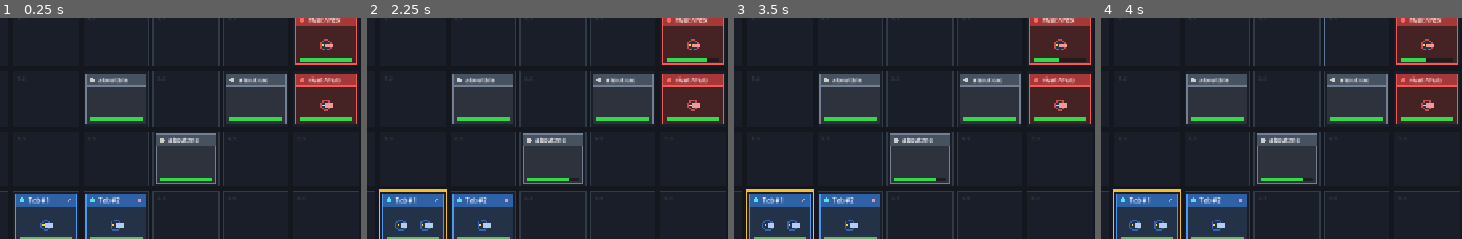
Above: before the commit, frames 1-4 (left to right).
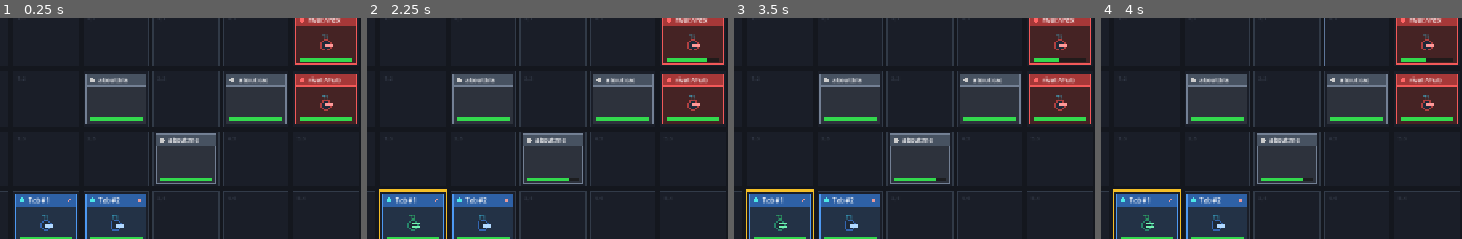
Above: after the commit, the same moments.

Repository: Amarnaath548/tab-siege
Game: Godot game, scene res://scenes/main.tscn
Two runs of this game, one before a commit and one after it. Both use one fixed random seed, a clock stepped at 60 frames per second and the inputs below.
Inputs (mouse positions are % of the whole screen's width and height, from its top left):
- Up to frame 1 (0.25 s): no input
- Up to frame 2 (2.25 s): click "+ BUY TOWER ($20)" at 0.5 s; click "DIRECT CURSOR STRIKE ($15)" at 1.25 s; click "+ BUY TOWER ($20)" at 2 s
- Up to frame 3 (3.5 s): click "DIRECT CURSOR STRIKE ($15)" at 2.75 s
- Up to frame 4 (4 s): tap Enter at 3.5 s; drag from (25, 18) to (66, 27) at 3.52 s
The pictures show only the part of the screen within x 29-79%, y 26-76%; the shares and areas given below are measured in that part.

The runs differ from the first frame. In frame 1, 0.2% of the frame differs, in the area x 11-93%, y 7-95%; in frame 2, 0.5%, in the area x 7-93%, y 7-97%; in frame 3, 0.5%; in frame 4, 0.5%.

Commit message:
feat: add battle scene, grid manager, tab base, and test runner

Diff:
--- a/scenes/battle/battle.gd
+++ b/scenes/battle/battle.gd
@@ -70,12 +70,7 @@
 func _on_build_tower_requested() -> void:
 	var focused = BattleManager.active_focused_tab
 	if focused != null and is_instance_valid(focused) and focused.has_method("add_tower"):
-		var success: bool = focused.add_tower(TabTower.Tier.TIER_1)
-		if success:
-			AudioSynth.play_merge()
-		else:
-			# If full, attempt merge upgrade
-			focused.merge_available_towers()
+		focused.add_tower(TabTower.Tier.TIER_1)
 
 func _on_player_strike_requested() -> void:
 	var rival_tabs := get_tree().get_nodes_in_group("tabs").filter(func(t): return is_instance_valid(t) and t.has_method("is_rival") and t.is_rival() and t.is_alive())
--- a/scenes/battle/grid/grid_manager.gd
+++ b/scenes/battle/grid/grid_manager.gd
@@ -148,6 +148,9 @@
 	for tile: GridTile in tiles.values():
 		tile.set_highlight(GridTile.HighlightState.NORMAL)
 
+func _get_battle_manager() -> Node:
+	return get_node_or_null("/root/BattleManager") if is_inside_tree() else null
+
 # L-Shape Triangulation Detector
 # Checks if there are 3 player-held tabs forming an orthogonal L-tromino
 func check_triangulation() -> Dictionary:
@@ -163,10 +166,11 @@
 			player_positions.append(tab_positions[tab])
 
 	var num_tabs := player_tabs.size()
+	var bm = _get_battle_manager()
 	if num_tabs < 3:
 		triangulation_detected.emit(false, [])
-		if BattleManager:
-			BattleManager.update_triangulation_status(false, [])
+		if bm:
+			bm.update_triangulation_status(false, [])
 		return {"found": false, "tabs": []}
 
 	# Check all 3-tab combinations
@@ -181,27 +185,27 @@
 				if _is_l_corner(pos_i, pos_j, pos_k):
 					var l_tabs = [player_tabs[i], player_tabs[j], player_tabs[k]]
 					triangulation_detected.emit(true, l_tabs)
-					if BattleManager:
-						BattleManager.update_triangulation_status(true, l_tabs)
+					if bm:
+						bm.update_triangulation_status(true, l_tabs)
 					return {"found": true, "tabs": l_tabs, "corner": player_tabs[i]}
 
 				if _is_l_corner(pos_j, pos_i, pos_k):
 					var l_tabs = [player_tabs[j], player_tabs[i], player_tabs[k]]
 					triangulation_detected.emit(true, l_tabs)
-					if BattleManager:
-						BattleManager.update_triangulation_status(true, l_tabs)
+					if bm:
+						bm.update_triangulation_status(true, l_tabs)
 					return {"found": true, "tabs": l_tabs, "corner": player_tabs[j]}
 
 				if _is_l_corner(pos_k, pos_i, pos_j):
 					var l_tabs = [player_tabs[k], player_tabs[i], player_tabs[j]]
 					triangulation_detected.emit(true, l_tabs)
-					if BattleManager:
-						BattleManager.update_triangulation_status(true, l_tabs)
+					if bm:
+						bm.update_triangulation_status(true, l_tabs)
 					return {"found": true, "tabs": l_tabs, "corner": player_tabs[k]}
 
 	triangulation_detected.emit(false, [])
-	if BattleManager:
-		BattleManager.update_triangulation_status(false, [])
+	if bm:
+		bm.update_triangulation_status(false, [])
 	return {"found": false, "tabs": []}
 
 func _is_l_corner(corner: Vector2i, arm1: Vector2i, arm2: Vector2i) -> bool:
--- a/scenes/battle/tab/tab_base.gd
+++ b/scenes/battle/tab/tab_base.gd
@@ -46,7 +46,7 @@
 
 # Attached towers
 var towers: Array[TabTower] = []
-const MAX_TOWERS: int = 2
+const MAX_TOWERS: int = 4
 
 # Refresh Rush strike burst queue
 var pending_refresh_strikes: int = 0
@@ -238,14 +238,47 @@
 	get_tree().current_scene.add_child(strike)
 
 func merge_available_towers() -> void:
-	if towers.size() >= 2:
-		var t1: TabTower = towers[0]
-		var t2: TabTower = towers[1]
-		if is_instance_valid(t1) and is_instance_valid(t2) and t1.can_merge_with(t2):
-			t1.merge_upgrade()
-			towers.erase(t2)
-			t2.queue_free()
-			_reposition_towers()
+	merge_cascade()
+
+# Safe Cascade Merge Loop:
+# Merges identical tiers (tier < 4) and repeats until no duplicate tiers remain on the tab
+func merge_cascade() -> void:
+	var merged := true
+	while merged:
+		merged = false
+		for i in range(towers.size()):
+			var t1: TabTower = towers[i]
+			if not is_instance_valid(t1) or t1.is_queued_for_deletion():
+				continue
+			if int(t1.tier) >= int(TabTower.Tier.TIER_4):
+				continue
+
+			for j in range(i + 1, towers.size()):
+				var t2: TabTower = towers[j]
+				if not is_instance_valid(t2) or t2.is_queued_for_deletion():
+					continue
+				if t1.tier == t2.tier and int(t1.tier) < int(TabTower.Tier.TIER_4):
+					# Found a duplicate tier pair: remove t2 cleanly
+					towers.erase(t2)
+					remove_child(t2)
+					t2.queue_free()
+
+					# Upgrade surviving turret t1 to tier + 1
+					t1.set_tier((int(t1.tier) + 1) as TabTower.Tier)
+
+					var synth = get_node_or_null("/root/AudioSynth") if is_inside_tree() else null
+					if synth:
+						synth.play_merge()
+
+					# Repeat loop to check if the new tier matches an existing turret
+					merged = true
+					break
+			if merged:
+				break
+
+	# Sort towers descending by tier (e.g. [T4, T3, T2, T1])
+	towers.sort_custom(func(a: TabTower, b: TabTower): return int(a.tier) > int(b.tier))
+	_reposition_towers()
 
 # Tab Drag Relocation
 func _start_drag() -> void:
@@ -363,22 +396,40 @@
 		grid_manager.check_triangulation()
 
 func add_tower(tier: TabTower.Tier = TabTower.Tier.TIER_1) -> bool:
-	if towers.size() >= MAX_TOWERS:
-		return false
 	var tower: TabTower = TowerScene.instantiate()
 	tower.tier = tier
 	tower.faction = "player" if is_player() else ("rival" if is_rival() else "neutral")
 	add_child(tower)
 	towers.append(tower)
-	_reposition_towers()
+
+	# Execute safe cascade merging across existing turrets
+	merge_cascade()
 	return true
 
+func get_tower_tiers() -> Array[int]:
+	var result: Array[int] = []
+	for t in towers:
+		if is_instance_valid(t) and not t.is_queued_for_deletion():
+			result.append(int(t.tier))
+	return result
+
 func _reposition_towers() -> void:
-	if towers.size() == 1:
+	var count := towers.size()
+	if count == 0:
+		return
+	if count == 1:
 		towers[0].position = Vector2(0, 10)
-	elif towers.size() >= 2:
-		towers[0].position = Vector2(-20, 10)
-		towers[1].position = Vector2(20, 10)
+	elif count == 2:
+		towers[0].position = Vector2(-22, 10)
+		towers[1].position = Vector2(22, 10)
+	elif count == 3:
+		towers[0].position = Vector2(-28, 10)
+		towers[1].position = Vector2(0, 10)
+		towers[2].position = Vector2(28, 10)
+	else:
+		var spacing: float = 68.0 / float(count - 1)
+		for idx in range(count):
+			towers[idx].position = Vector2(-34.0 + (idx * spacing), 10)
 
 func _draw() -> void:
 	var tab_w: float = 96.0
--- a/scenes/battle/tower/tower.gd
+++ b/scenes/battle/tower/tower.gd
@@ -2,6 +2,7 @@
 extends Node2D
 
 # Turret mounted on a TabBase. Fires projectiles at enemy tabs or cursors.
+# Supports 4 tiers with scaling combat stats and distinct visual indicators.
 
 signal tower_fired()
 signal tower_merged(new_tier: int)
@@ -9,7 +10,8 @@
 enum Tier {
 	TIER_1 = 1,
 	TIER_2 = 2,
-	TIER_3 = 3
+	TIER_3 = 3,
+	TIER_4 = 4
 }
 
 @export var tier: Tier = Tier.TIER_1
@@ -44,20 +46,24 @@
 		Tier.TIER_3:
 			base_damage = 55.0
 			base_fire_interval = 0.55
+		Tier.TIER_4:
+			base_damage = 125.0
+			base_fire_interval = 0.32
 
 func get_cost() -> int:
 	match tier:
 		Tier.TIER_1: return 20
 		Tier.TIER_2: return 45
 		Tier.TIER_3: return 90
+		Tier.TIER_4: return 180
 	return 20
 
 func can_merge_with(other: TabTower) -> bool:
-	return other != null and other != self and other.tier == tier and tier < Tier.TIER_3
+	return other != null and other != self and other.tier == tier and int(tier) < int(Tier.TIER_4)
 
 func merge_upgrade() -> bool:
-	if tier < Tier.TIER_3:
-		set_tier(tier + 1 as Tier)
+	if int(tier) < int(Tier.TIER_4):
+		set_tier((int(tier) + 1) as Tier)
 		var synth := get_node_or_null("/root/AudioSynth")
 		if synth:
 			synth.play_merge()
@@ -122,18 +128,53 @@
 	tower_fired.emit()
 
 func _draw() -> void:
-	var base_col := Color(0.2, 0.4, 0.7) if faction == "player" else Color(0.8, 0.3, 0.3)
-	var barrel_col := Color(0.7, 0.8, 0.95) if faction == "player" else Color(0.95, 0.6, 0.6)
+	var base_col: Color
+	var barrel_col: Color
+	var accent_col: Color
+
+	match tier:
+		Tier.TIER_1:
+			base_col = Color(0.2, 0.4, 0.7) if faction == "player" else Color(0.7, 0.25, 0.25)
+			barrel_col = Color(0.7, 0.85, 1.0) if faction == "player" else Color(1.0, 0.6, 0.6)
+			accent_col = Color(0.25, 0.85, 1.0)
+		Tier.TIER_2:
+			base_col = Color(0.15, 0.52, 0.42) if faction == "player" else Color(0.75, 0.35, 0.2)
+			barrel_col = Color(0.45, 0.95, 0.7) if faction == "player" else Color(1.0, 0.7, 0.5)
+			accent_col = Color(0.2, 1.0, 0.5)
+		Tier.TIER_3:
+			base_col = Color(0.65, 0.48, 0.12) if faction == "player" else Color(0.85, 0.4, 0.1)
+			barrel_col = Color(1.0, 0.88, 0.35) if faction == "player" else Color(1.0, 0.8, 0.4)
+			accent_col = Color(1.0, 0.85, 0.1)
+		Tier.TIER_4:
+			base_col = Color(0.55, 0.15, 0.65) if faction == "player" else Color(0.85, 0.15, 0.45)
+			barrel_col = Color(1.0, 0.4, 0.95) if faction == "player" else Color(1.0, 0.4, 0.7)
+			accent_col = Color(0.9, 0.2, 1.0)
+
+	# Tier 4 outer glow ring
+	if tier == Tier.TIER_4:
+		draw_circle(Vector2.ZERO, 12.0, Color(accent_col.r, accent_col.g, accent_col.b, 0.25))
 
 	# Turret circle body
 	draw_circle(Vector2.ZERO, 9.0, base_col)
-	draw_circle(Vector2.ZERO, 7.0, Color(0.15, 0.2, 0.28))
+	draw_circle(Vector2.ZERO, 7.0, Color(0.12, 0.16, 0.22))
 
-	# Barrel
-	draw_rect(Rect2(Vector2(0, -3), Vector2(12, 6)), barrel_col, true)
+	# Barrel(s)
+	match tier:
+		Tier.TIER_1:
+			draw_rect(Rect2(Vector2(0, -2.5), Vector2(11, 5)), barrel_col, true)
+		Tier.TIER_2:
+			draw_rect(Rect2(Vector2(0, -4.5), Vector2(11, 3.5)), barrel_col, true)
+			draw_rect(Rect2(Vector2(0, 1.0), Vector2(11, 3.5)), barrel_col, true)
+		Tier.TIER_3:
+			draw_rect(Rect2(Vector2(0, -5.5), Vector2(12, 3)), barrel_col, true)
+			draw_rect(Rect2(Vector2(0, -1.5), Vector2(13, 3)), accent_col, true)
+			draw_rect(Rect2(Vector2(0, 2.5), Vector2(12, 3)), barrel_col, true)
+		Tier.TIER_4:
+			draw_rect(Rect2(Vector2(0, -6), Vector2(13, 2.5)), barrel_col, true)
+			draw_rect(Rect2(Vector2(0, -2), Vector2(15, 4)), accent_col, true)
+			draw_rect(Rect2(Vector2(0, 3.5), Vector2(13, 2.5)), barrel_col, true)
 
-	# Tier pips
-	var pip_col := Color(1.0, 0.85, 0.2)
-	for i in range(int(tier)):
-		var offset_x := -4.0 + (i * 4.0)
-		draw_circle(Vector2(offset_x, 0), 1.5, pip_col)
+	# Distinct text label T1, T2, T3, T4 above the turret for instant top-down readability
+	var font := ThemeDB.fallback_font
+	var tier_label_str := "T%d" % int(tier)
+	draw_string(font, Vector2(-6, -10), tier_label_str, HORIZONTAL_ALIGNMENT_CENTER, -1, 9, accent_col)
--- a/scenes/test_runner.gd
+++ b/scenes/test_runner.gd
@@ -164,17 +164,29 @@
 	assert(tab.is_inert() == false, "New tab should not be inert")
 	assert(tab.is_shielded() == false, "New tab should not be shielded")
 
-	# Add tower
+	# Add tower 1: produces [T1]
 	var added: bool = tab.add_tower(TabTower.Tier.TIER_1)
 	assert(added == true, "Should add tower")
-	assert(tab.towers.size() == 1, "Tab should have 1 tower")
-
-	# Add second tower and test merge
+	assert(tab.get_tower_tiers() == [1], "Tab should have [T1]")
+
+	# Add tower 2: automatically cascade merges into [T2]
 	tab.add_tower(TabTower.Tier.TIER_1)
-	assert(tab.towers.size() == 2, "Tab should have 2 towers")
-	tab.merge_available_towers()
-	assert(tab.towers.size() == 1, "Towers should merge into 1")
-	assert(tab.towers[0].tier == TabTower.Tier.TIER_2, "Merged tower should be Tier 2")
+	assert(tab.get_tower_tiers() == [2], "Towers should auto-merge into [T2]")
+
+	# Add tower 3: produces [T2, T1]
+	tab.add_tower(TabTower.Tier.TIER_1)
+	assert(tab.get_tower_tiers() == [2, 1], "Towers should be [T2, T1]")
+
+	# Add tower 4: cascade merges into [T3]
+	tab.add_tower(TabTower.Tier.TIER_1)
+	assert(tab.get_tower_tiers() == [3], "Towers should cascade merge into [T3]")
+
+	# Add towers 5, 6, 7, 8: cascade merges into [T4]
+	tab.add_tower(TabTower.Tier.TIER_1) # 5
+	tab.add_tower(TabTower.Tier.TIER_1) # 6
+	tab.add_tower(TabTower.Tier.TIER_1) # 7
+	tab.add_tower(TabTower.Tier.TIER_1) # 8
+	assert(tab.get_tower_tiers() == [4], "8 towers should cascade merge into [T4]")
 
 	# Test Sacrifice Shield application
 	tab.apply_sacrifice_shield(4.0)
--- a/test_suite.gd
+++ b/test_suite.gd
@@ -19,6 +19,7 @@
 	test_battle_manager()
 	test_manhattan_distance()
 	test_drag_deadzone()
+	test_turret_cascade_merging()
 
 	print("--- ALL COMPONENT 1 TESTS PASSED SUCCESSFULLY! ---")
 	quit(0)
@@ -96,3 +97,40 @@
 	var distance_large = start_pos.distance_to(large_move)
 	assert(distance_large >= deadzone, "Move >= 8px SHOULD trigger drag")
 	print("Drag deadzone test passed!")
+
+func test_turret_cascade_merging() -> void:
+	print("Testing Turret Cascade Merging up to Tier 4...")
+	var TabBaseScene: PackedScene = preload("res://scenes/battle/tab/tab_base.tscn")
+	var tab: Node = TabBaseScene.instantiate()
+	root.add_child(tab)
+
+	# 1 turret bought: produces [T1]
+	tab.add_tower(TabTower.Tier.TIER_1)
+	assert(tab.get_tower_tiers() == [1], "1 turret bought must produce [T1], got %s" % str(tab.get_tower_tiers()))
+
+	# 2 turrets bought: produces [T2]
+	tab.add_tower(TabTower.Tier.TIER_1)
+	assert(tab.get_tower_tiers() == [2], "2 turrets bought must merge into [T2], got %s" % str(tab.get_tower_tiers()))
+
+	# 3 turrets bought: produces [T2, T1]
+	tab.add_tower(TabTower.Tier.TIER_1)
+	assert(tab.get_tower_tiers() == [2, 1], "3 turrets bought must produce [T2, T1], got %s" % str(tab.get_tower_tiers()))
+
+	# 4 turrets bought: produces [T3]
+	tab.add_tower(TabTower.Tier.TIER_1)
+	assert(tab.get_tower_tiers() == [3], "4 turrets bought must cascade merge into [T3], got %s" % str(tab.get_tower_tiers()))
+
+	# 5, 6, 7 turrets bought
+	tab.add_tower(TabTower.Tier.TIER_1) # 5 -> [3, 1]
+	assert(tab.get_tower_tiers() == [3, 1], "5 turrets must produce [T3, T1], got %s" % str(tab.get_tower_tiers()))
+	tab.add_tower(TabTower.Tier.TIER_1) # 6 -> [3, 2]
+	assert(tab.get_tower_tiers() == [3, 2], "6 turrets must produce [T3, T2], got %s" % str(tab.get_tower_tiers()))
+	tab.add_tower(TabTower.Tier.TIER_1) # 7 -> [3, 2, 1]
+	assert(tab.get_tower_tiers() == [3, 2, 1], "7 turrets must produce [T3, T2, T1], got %s" % str(tab.get_tower_tiers()))
+
+	# 8 turrets bought: produces [T4]
+	tab.add_tower(TabTower.Tier.TIER_1) # 8 -> [4]
+	assert(tab.get_tower_tiers() == [4], "8 turrets bought must cascade merge into [T4], got %s" % str(tab.get_tower_tiers()))
+
+	tab.queue_free()
+	print("Turret Cascade Merging tests passed!")
